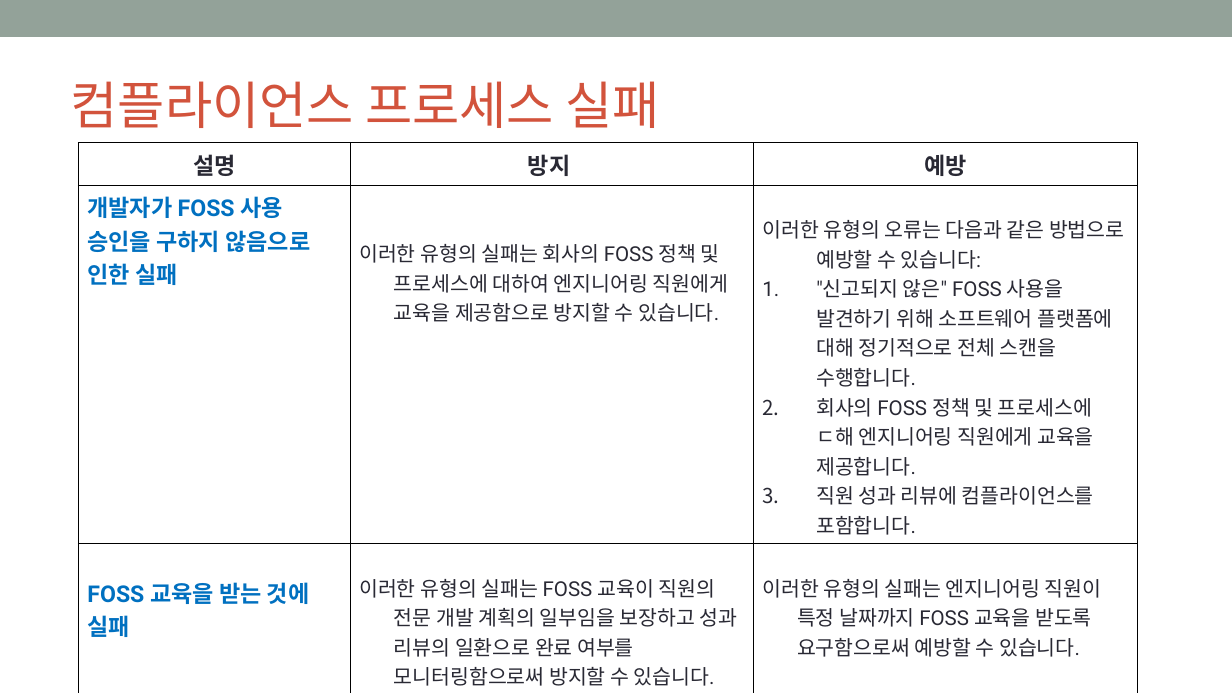
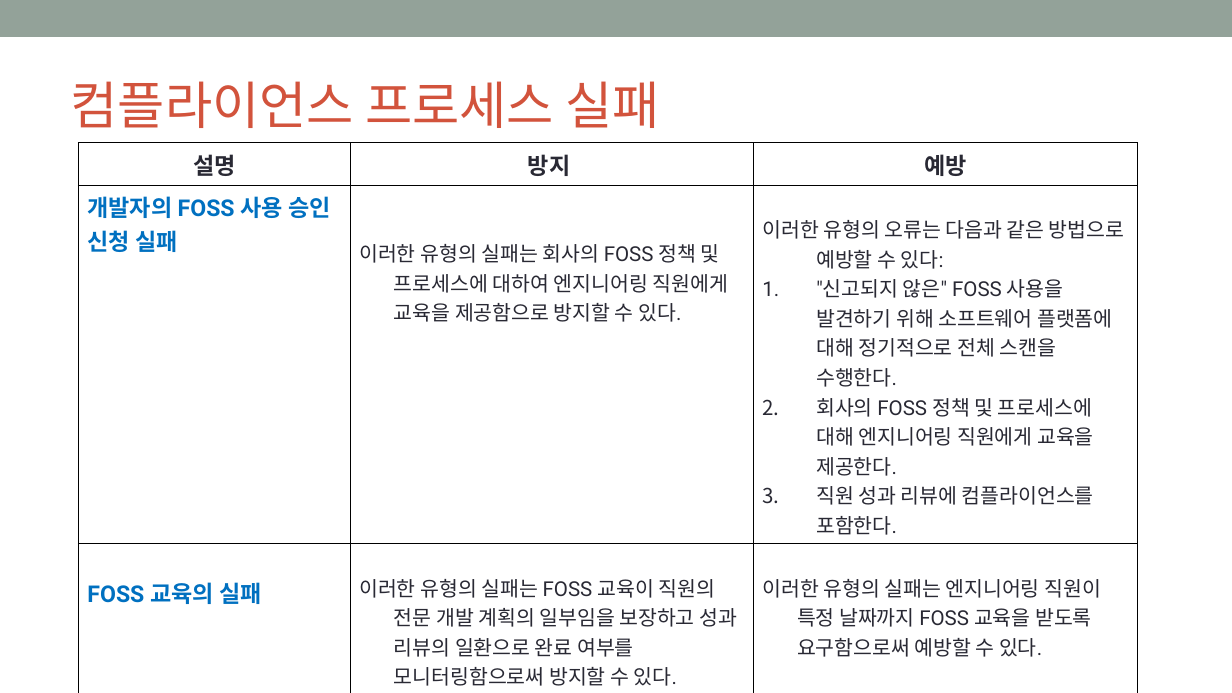
Before and after one commit to OpenChain-KWG/Curriculum-Translation-KR, a slide deck: slide 74 of target/slides/openchain-curriculum-for-1-1.pptx. Drawn at 1232x693 pixels with LibreOffice and Linux fonts; fonts in the diff are those of the drawing; background and template pictures are left out. Boxes give left, top, right and bottom in pixels: in the first picture for what was removed or moved away, otherwise in the second. Text is boxed around its words. In the diff, an @@ line names an element or a change of style, - is before the commit and + after.

```diff
--- a/target/slides/openchain-curriculum-for-1-1.pptx
+++ b/target/slides/openchain-curriculum-for-1-1.pptx
@@ table at box(79, 142, 1138, 690) @@
-row 2: 개발자가 FOSS 사용 승인을 구하지 않음으로 인한 실패 | 이러한 유형의 실패는 회사의 FOSS 정책 및 프로세스에 대하여 엔지니어링 직원에게 교육을 제공함으로 방지할 수 있습니다. | 이러한 유형의 오류는 다음과 같은 방법으로 예방할 수 있습니다: / "신고되지 않은" FOSS 사용을 발견하기 위해 소프트웨어 플랫폼에 대해 정기적으로 전체 스캔을 수행합니다. / 회사의 FOSS 정책 및 프로세스에 ㄷ해 엔지니어링 직원에게 교육을 제공합니다. / 직원 성과 리뷰에 컴플라이언스를 포함합니다.
+row 2: 개발자의 FOSS 사용 승인 신청 실패 | 이러한 유형의 실패는 회사의 FOSS 정책 및 프로세스에 대하여 엔지니어링 직원에게 교육을 제공함으로 방지할 수 있다. | 이러한 유형의 오류는 다음과 같은 방법으로 예방할 수 있다: / "신고되지 않은" FOSS 사용을 발견하기 위해 소프트웨어 플랫폼에 대해 정기적으로 전체 스캔을 수행한다. / 회사의 FOSS 정책 및 프로세스에 대해 엔지니어링 직원에게 교육을 제공한다. / 직원 성과 리뷰에 컴플라이언스를 포함한다.
-row 3: FOSS 교육을 받는 것에 실패 | 이러한 유형의 실패는 FOSS 교육이 직원의 전문 개발 계획의 일부임을 보장하고 성과 리뷰의 일환으로 완료 여부를 모니터링함으로써 방지할 수 있습니다. | 이러한 유형의 실패는 엔지니어링 직원이 특정 날짜까지 FOSS 교육을 받도록 요구함으로써 예방할 수 있습니다.
+row 3: FOSS 교육의 실패 | 이러한 유형의 실패는 FOSS 교육이 직원의 전문 개발 계획의 일부임을 보장하고 성과 리뷰의 일환으로 완료 여부를 모니터링함으로써 방지할 수 있다. | 이러한 유형의 실패는 엔지니어링 직원이 특정 날짜까지 FOSS 교육을 받도록 요구함으로써 예방할 수 있다.
```
Also in this commit, not shown: 13 other slides changed, 1 other file.
